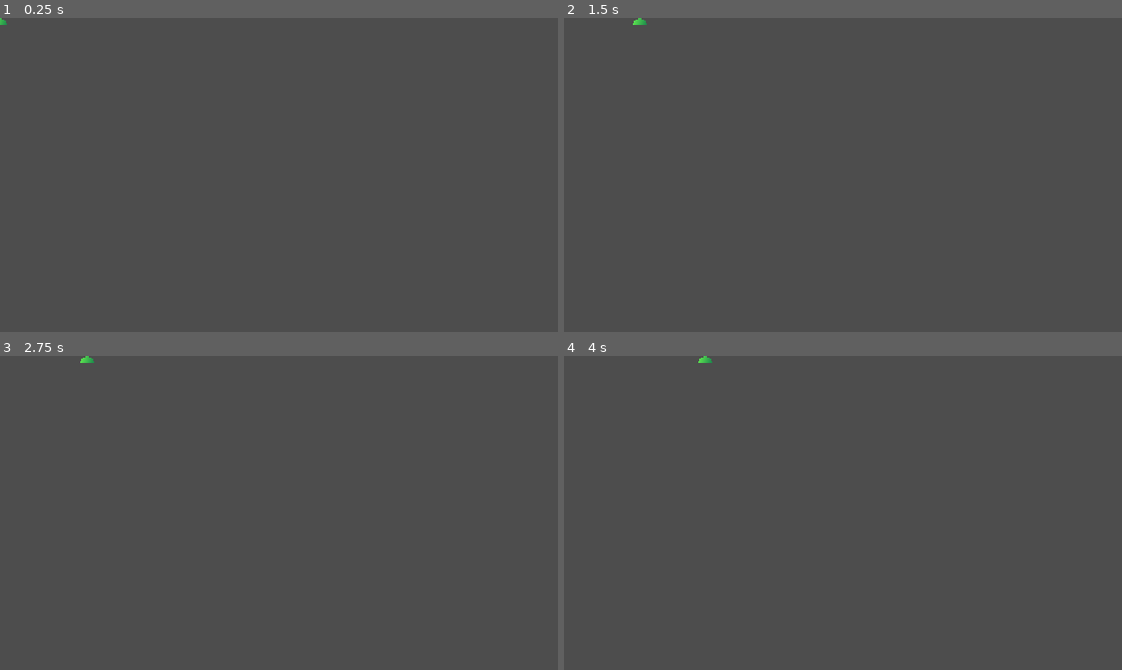
Above: before the commit, frames 1-4 (two rows, left to right).
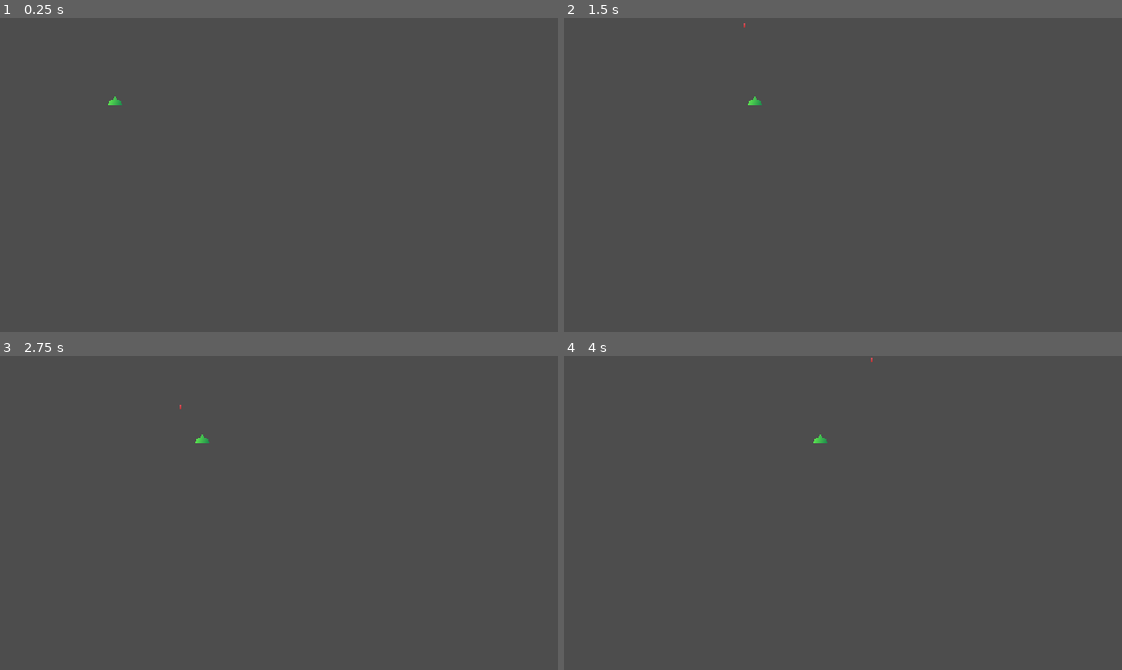
Above: after the commit, the same moments.

Repository: SebastianMoellerO/Space-Invaders-Game
Game: Godot game, scene res://Scenes/Player.tscn
Two runs of this game, one before a commit and one after it. Both use one fixed random seed, a clock stepped at 60 frames per second and the inputs below. The project has no main scene, so this scene is started directly.
Inputs:
- Up to frame 1 (0.25 s): no input
- Up to frame 2 (1.5 s): tap Enter at 0.5 s; hold D (MoveRight) 0.53-1.28 s; hold Space (Shoot) 0.53-1.28 s; hold A (MoveLeft) from 1.28 s (still down); tap Space (Shoot) at 1.35 s
- Up to frame 3 (2.75 s): release A (MoveLeft) at 2.03 s; hold D (MoveRight) from 2.03 s (still down); hold Space (Shoot) from 2.03 s (still down)
- Up to frame 4 (4 s): release Space (Shoot) at 2.78 s; tap Space (Shoot) at 2.85 s; release D (MoveRight) at 3.53 s; hold A (MoveLeft) from 3.53 s (still down); hold Space (Shoot) from 3.53 s (still down)

The runs differ from the first frame. In frame 1, less than 0.1% of the frame differs, in the area x 0-22%, y 0-28%; in frame 2, less than 0.1%, in the area x 12-36%, y 0-28%; in frame 3, less than 0.1%; in frame 4, less than 0.1%.

Commit message:
Added an enemy, and  gave the laser the ability to damage the enemy

Diff:
--- a/Projects/space-invaders/Scenes/Player.tscn
+++ b/Projects/space-invaders/Scenes/Player.tscn
@@ -7,7 +7,8 @@
 radius = 8.0
 height = 16.0
 
-[node name="Player" type="CharacterBody2D"]
+[node name="Player" type="CharacterBody2D" groups=["Player"]]
+position = Vector2(132, 92)
 script = ExtResource("1_kyqiw")
 playerSpeed = 150.0
 playerAcceleration = 20.0
--- /dev/null
+++ b/Projects/space-invaders/Scenes/enemy.tscn
@@ -0,0 +1,18 @@
+[gd_scene load_steps=4 format=3 uid="uid://3kf3aknkehge"]
+
+[ext_resource type="Script" uid="uid://iswha7if7l4h" path="res://Scripts/Enemy.gd" id="1_1f0kj"]
+[ext_resource type="Texture2D" uid="uid://da7i7xeximrw0" path="res://Sprites/Space_Invaders_Enemy.png" id="2_afpow"]
+
+[sub_resource type="RectangleShape2D" id="RectangleShape2D_287tu"]
+size = Vector2(12, 8)
+
+[node name="Enemy" type="CharacterBody2D" groups=["Enemy"]]
+script = ExtResource("1_1f0kj")
+health = 1
+
+[node name="EnemyHitbox" type="CollisionShape2D" parent="."]
+position = Vector2(0, -1)
+shape = SubResource("RectangleShape2D_287tu")
+
+[node name="EnemySprite" type="Sprite2D" parent="."]
+texture = ExtResource("2_afpow")
--- a/Projects/space-invaders/Scenes/laser.tscn
+++ b/Projects/space-invaders/Scenes/laser.tscn
@@ -6,7 +6,7 @@
 [sub_resource type="RectangleShape2D" id="RectangleShape2D_c8ure"]
 size = Vector2(2, 5)
 
-[node name="Laser" type="Area2D"]
+[node name="Laser" type="Area2D" groups=["Laser"]]
 script = ExtResource("1_mou6w")
 laserSpeed = 200.0
 
@@ -18,5 +18,7 @@
 texture = ExtResource("2_3pc01")
 
 [node name="isVisible" type="VisibleOnScreenNotifier2D" parent="."]
+rect = Rect2(-1, -3, 2, 5)
 
+[connection signal="body_entered" from="." to="." method="_on_body_entered"]
 [connection signal="screen_exited" from="isVisible" to="." method="_on_is_visible_screen_exited"]
--- /dev/null
+++ b/Projects/space-invaders/Scripts/Enemy.gd
@@ -0,0 +1,18 @@
+extends CharacterBody2D
+
+class_name Enemy
+
+@export var health : int
+
+func _hit():
+
+	# Take damage
+	health -= 1
+
+	# If out of HP, the enemy dies
+	if health <= 0:
+		_death()
+
+
+func _death():
+	queue_free()
--- a/Projects/space-invaders/Scripts/Laser.gd
+++ b/Projects/space-invaders/Scripts/Laser.gd
@@ -8,5 +8,13 @@
 	position.y -= laserSpeed * delta
 
 
-#func _on_is_visible_screen_exited():
-	#queue_free()
+func _on_is_visible_screen_exited():
+
+	# When the bullet leaves the scree, remove it from the tree
+	queue_free()
+
+
+func _on_body_entered(body):
+	if body.is_in_group("Enemy"):
+		body._hit()
+		queue_free()
--- a/Projects/space-invaders/Scripts/Player.gd
+++ b/Projects/space-invaders/Scripts/Player.gd
@@ -2,11 +2,9 @@
 
 @export var playerSpeed : float
 @export var playerAcceleration : float
-
 @export var laserCooldown : float = 1
 
 var LASER = preload("res://Scenes/laser.tscn")
-
 var canShoot : bool = true
 
 func _physics_process(delta):
@@ -25,11 +23,13 @@
 		_shoot()
 
 func _shoot() -> void:
-	if canShoot:
-		canShoot = false
+
+	#Check if there is currently a bullet on the screen
+	var currentBullet = get_tree().get_first_node_in_group("Laser")
+
+	#If there is no bullet, shoot!
+	if not currentBullet:
 
 		var laser = LASER.instantiate()
 		laser.position = position
 		add_sibling(laser)
-		await get_tree().create_timer(laserCooldown).timeout
-		canShoot = true
--- a/Projects/space-invaders/project.godot
+++ b/Projects/space-invaders/project.godot
@@ -18,6 +18,12 @@
 
 window/size/viewport_width=640
 window/size/viewport_height=360
+
+[global_group]
+
+Player=""
+Laser=""
+Enemy=""
 
 [input]
 
Not shown, added: Projects/space-invaders/Scripts/Enemy.gd.uid
